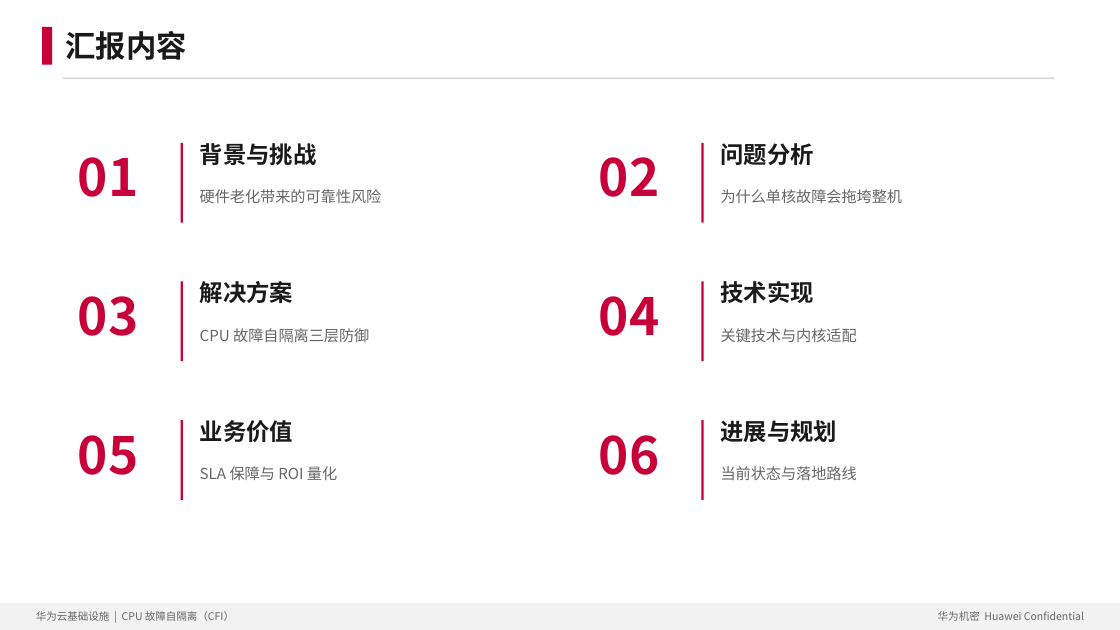
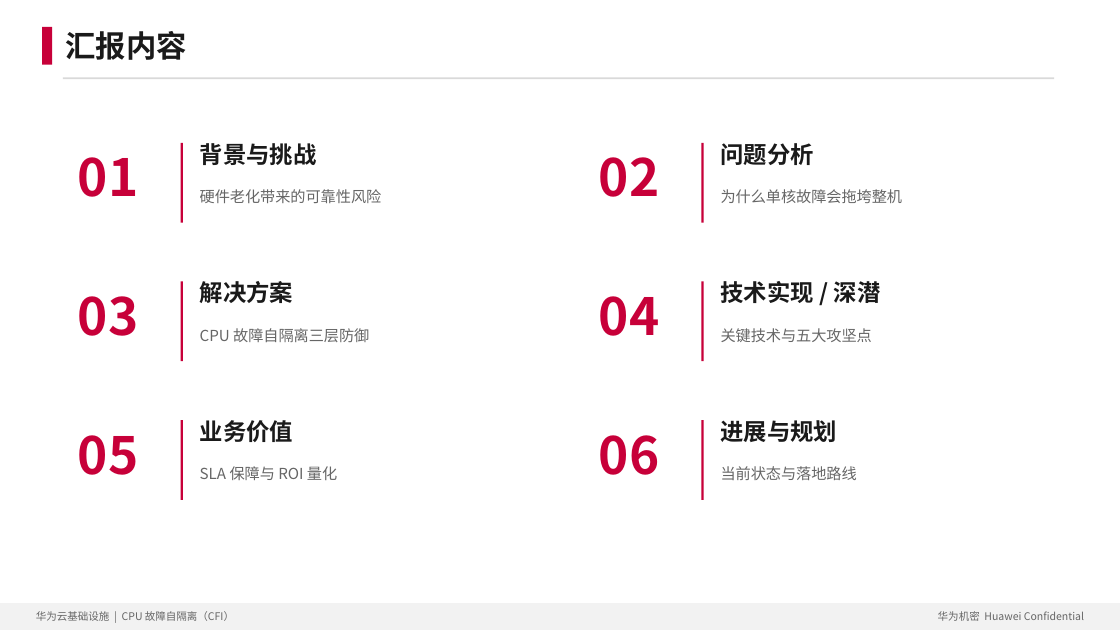
Before and after one commit to zengxi0302/cpu_core_isolate, a slide deck: slide 2 of docs/CFI_华为云_汇报材料.pptx. Drawn at 1120x630 pixels with LibreOffice and Linux fonts; fonts in the diff are those of the drawing. Boxes give left, top, right and bottom in pixels: in the first picture for what was removed or moved away, otherwise in the second. Text is boxed around its words. In the diff, an @@ line names an element or a change of style, - is before the commit and + after.

```diff
--- a/docs/CFI_华为云_汇报材料.pptx
+++ b/docs/CFI_华为云_汇报材料.pptx
@@ text at [721,281,881,303]: text changed @@
-技术实现
+技术实现 / 深潜
@@ text at [721,328,872,342]: text changed @@
-关键技术与内核适配
+关键技术与五大攻坚点
```
Also in this commit, not shown: 6 slides added.
